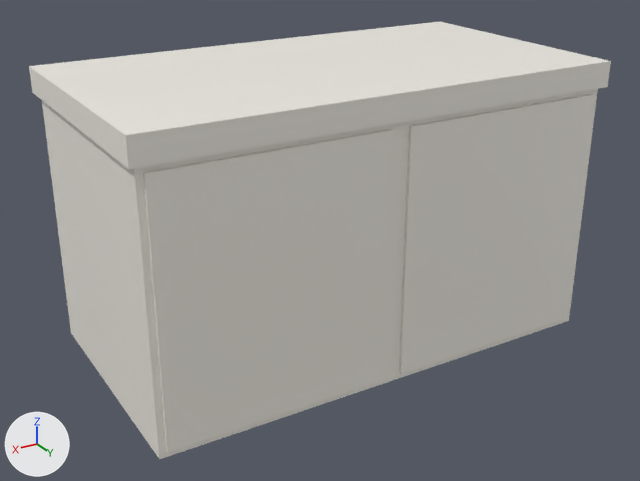
The glTF model src/assets/furniture/kitchen-island.glb, before and after one commit.
The view is the same before and after, from a 50 mm camera at (1.383, 2.284, 1.465) aimed at (0.033, 0.035, 0.341). The axes (+X, +Y, +Z) are drawn at lower left. The lights are the same throughout. The older version comes first. Vertices at exactly the same position are counted once.
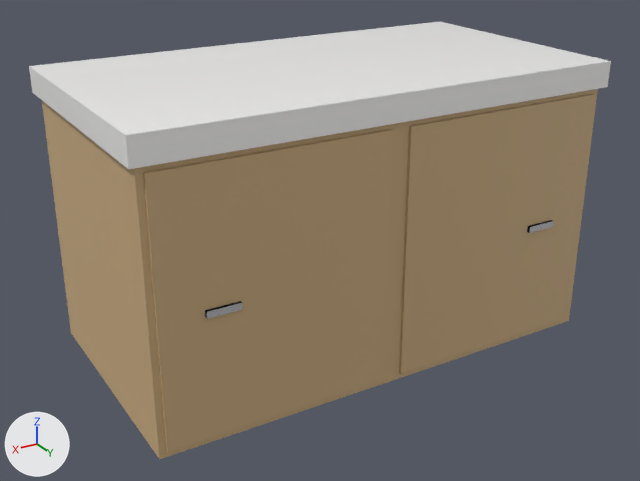
Location of each change, [x1, y1, x2, y2] in pixels of the pictures (640 x 481 px):
part 1 of me_mesh_0, added
    after: [527, 220, 553, 233]
part 2 of me_mesh_0, added
    after: [205, 301, 242, 319]
part 3 of me_mesh_0, recoloured (white to brown)
    both: [42, 89, 598, 459]
part 4 of me_mesh_0, edited (looks the same)
    both: [29, 22, 611, 169]

The edits, one by one:
Material 'counter' (mat_counter) is new.
Its base color is (0.96, 0.95, 0.94) (white #faf9f8).
Its metallic is 0.02.
Its roughness is 0.1.
Material 'cabinet' (mat_cabinet) is new.
Its base color is (0.6, 0.42, 0.22) (brown #cbad81).
Its roughness is 0.55.
me_mesh_0 is used by ob_mesh_0; location (0.0, 0.0, 0.0).
me_mesh_0 had 64 vertices, 96 faces and spanned x -0.77..0.77, y -0.42..0.42, z 0.0..0.9.
me_mesh_0 now has 80 vertices, 120 faces and spans x -0.77..0.77, y -0.42..0.42, z 0.0..0.9.
me_mesh_0 part 1: a new loose piece, a box spanning x -0.6..-0.5, y 0.4..0.42, z 0.39..0.41, in mat_handles (white #eaeaed).
me_mesh_0 part 2: a new loose piece, a box spanning x 0.5..0.6, y 0.4..0.42, z 0.39..0.41, in mat_handles (white #eaeaed).
me_mesh_0 part 3: 60 faces spanning x -0.75..0.75, y -0.41..0.41, z 0.0..0.82 switch from mat_body (white #f3f0e7) to mat_cabinet (brown #cbad81).
me_mesh_0 part 4: 12 faces spanning x -0.77..0.77, y -0.42..0.42, z 0.82..0.9 switch from mat_body (white #f3f0e7) to mat_counter (white #faf9f8).
